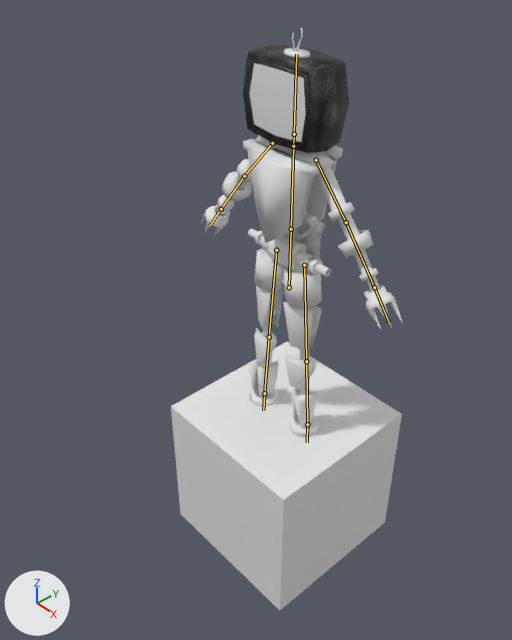
An edit to the Blender file Assets/Models/TVMan.blend, drawn before and after from the same camera.
Both versions are drawn from a 50 mm lens placed at (11.55, -11.69, 10.35), pointed at (-0.59, -0.69, -1.06). The axes (+X, +Y, +Z) are drawn at lower left. The lights are the same throughout. The bones that bend it are drawn over the model as lines.

Names of what the first picture shows: 'Arms', 'Back', 'Chestplate', 'Chestplate.001', 'Cube', 'Cylinder', 'Cylinder.001', 'Cylinder.002', 'Cylinder.003', 'Hands', 'Head', 'Legs', 'SCREEN', 'Sphere'.
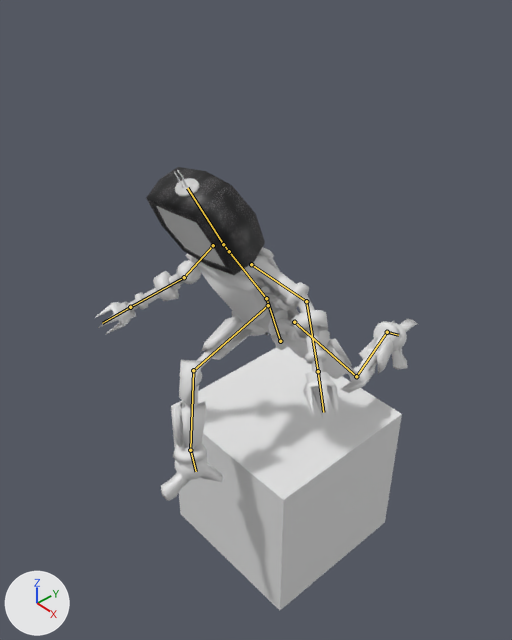
The newer file adds an action. The first version stands in its rest pose; the second is drawn at frame 1 of the action 'RabidRun'.

Where the change shows, as pixel boxes [x1, y1, x2, y2] in the pictures (512 x 640 px):
'Head', posed (12% wider): before [243, 45, 349, 153]; after [146, 167, 265, 275]
'Chestplate.001', posed (201% wider): before [249, 286, 322, 425]; after [171, 316, 393, 448]
'Arms', posed: before [216, 136, 380, 292]; after [126, 255, 328, 372]
'Chestplate', posed (10% wider, 29% shorter): before [243, 139, 320, 243]; after [185, 253, 270, 327]
'Legs', posed: before [249, 247, 322, 437]; after [173, 311, 400, 465]
'SCREEN', posed (23% wider, 24% shorter): before [250, 63, 306, 142]; after [156, 206, 225, 266]
'Hands', posed (21% wider, 7% shorter): before [201, 204, 403, 330]; after [95, 302, 339, 419]
'Cylinder.001', posed: before [248, 229, 331, 277]; after [255, 306, 307, 344]
'Back', posed: before [286, 146, 343, 260]; after [258, 247, 300, 319]
'Sphere.002', posed (not visible before): after [161, 319, 418, 501]
'Cylinder.003', posed (10% shorter): before [284, 28, 310, 58]; after [174, 170, 199, 197]
'Cylinder.002', posed: before [303, 212, 325, 229]; after [256, 285, 289, 311]
'Sphere', posed: before [261, 332, 316, 376]; after [179, 366, 370, 385]
'Cylinder', posed: before [282, 148, 296, 296]; after [250, 277, 287, 350]
bone 'Bone', root to tip: before (289, 287) to (291, 229); after (280, 341) to (266, 298)
bone 'Bone.001', root to tip: before (291, 229) to (293, 146); after (266, 298) to (229, 251)
bone 'Bone.003', root to tip: before (294, 134) to (296, 54); after (223, 244) to (187, 188)
bone 'Arm.l', root to tip: before (316, 160) to (346, 222); after (251, 264) to (306, 301)
bone 'Arm.l.001', root to tip: before (346, 222) to (374, 287); after (306, 301) to (318, 371)
bone 'Arm.r', root to tip: before (272, 143) to (244, 176); after (213, 245) to (184, 277)
bone 'Arm.r.001', root to tip: before (244, 176) to (221, 209); after (184, 277) to (130, 307)
bone 'Leg.l', root to tip: before (304, 265) to (306, 361); after (294, 322) to (356, 376)
bone 'Shin.l', root to tip: before (306, 361) to (307, 424); after (356, 376) to (387, 332)
bone 'Foot.l', root to tip: before (307, 424) to (307, 442); after (387, 332) to (398, 335)
bone 'Leg.r', root to tip: before (276, 250) to (269, 337); after (268, 305) to (193, 370)
bone 'Shin.r', root to tip: before (269, 337) to (264, 393); after (193, 370) to (190, 450)
bone 'Foot.r', root to tip: before (264, 393) to (263, 410); after (190, 450) to (196, 471)

The change, as a list of edits to the scene's bpy script:
```text
Change bone_bone:
    where bone_bone = bpy.data.objects['Skeleton'].pose.bones['Bone']
    bone_bone.location: (0.0, 0.0, 0.0) -> (0.0, -1.68, 0.28)
    bone_bone.rotation_quaternion: (1.0, 0.0, 0.0, 0.0) -> (0.987, 0.161, 0.0, 0.0)  # degrees (0, 0, 0) -> degrees (19, 0, 0)
Change bone_bone_001:
    where bone_bone_001 = bpy.data.objects['Skeleton'].pose.bones['Bone.001']  # child of 'Bone'
    bone_bone_001.rotation_quaternion: (1.0, 0.0, 0.0, 0.0) -> (0.992, 0.127, 0.009, 0.007)  # degrees (0, 0, 0) -> degrees (15, 1, 1)
Change bone_bone_003:
    where bone_bone_003 = bpy.data.objects['Skeleton'].pose.bones['Bone.003']  # child of 'Bone.002'
    bone_bone_003.rotation_quaternion: (1.0, 0.0, 0.0, 0.0) -> (0.997, -0.06, 0.004, 0.051)  # degrees (0, 0, 0) -> degrees (-7, 1, 6)
Change bone_arm_l:
    where bone_arm_l = bpy.data.objects['Skeleton'].pose.bones['Arm.l']  # child of 'Bone.002'
    bone_arm_l.location: (0.0, 0.0, 0.0) -> (-0.03, -0.03, 0.0)
    bone_arm_l.rotation_quaternion: (1.0, 0.0, 0.0, 0.0) -> (0.849, 0.117, -0.471, 0.21)  # degrees (0, 0, 0) -> degrees (0, -58, 28)
Change bone_arm_l_001:
    where bone_arm_l_001 = bpy.data.objects['Skeleton'].pose.bones['Arm.l.001']  # child of 'Arm.l'
    bone_arm_l_001.rotation_quaternion: (1.0, 0.0, 0.0, 0.0) -> (0.934, 0.0, 0.0, -0.358)  # degrees (0, 0, 0) -> degrees (0, 0, -42)
Change bone_arm_r:
    where bone_arm_r = bpy.data.objects['Skeleton'].pose.bones['Arm.r']  # child of 'Bone.002'
    bone_arm_r.location: (0.0, 0.0, 0.0) -> (-0.03, 0.03, 0.0)
    bone_arm_r.rotation_quaternion: (1.0, 0.0, 0.0, 0.0) -> (0.929, 0.287, 0.233, 0.022)  # degrees (0, 0, 0) -> degrees (37, 25, 11)
Change bone_arm_r_001:
    where bone_arm_r_001 = bpy.data.objects['Skeleton'].pose.bones['Arm.r.001']  # child of 'Arm.r'
    bone_arm_r_001.rotation_quaternion: (1.0, 0.0, 0.0, 0.0) -> (0.937, 0.226, -0.058, -0.259)  # degrees (0, 0, 0) -> degrees (27, 0, -31)
Change bone_leg_l:
    where bone_leg_l = bpy.data.objects['Skeleton'].pose.bones['Leg.l']
    bone_leg_l.location: (0.0, 0.0, 0.0) -> (0.14, 1.67, 0.28)
    bone_leg_l.rotation_quaternion: (1.0, 0.0, 0.0, 0.0) -> (0.924, -0.273, -0.19, 0.187)  # degrees (0, 0, 0) -> degrees (-36, -14, 28)
Change bone_shin_l:
    where bone_shin_l = bpy.data.objects['Skeleton'].pose.bones['Shin.l']  # child of 'Leg.l'
    bone_shin_l.rotation_quaternion: (1.0, 0.0, 0.0, 0.0) -> (0.834, 0.549, 0.041, -0.03)  # degrees (0, 0, 0) -> degrees (67, 6, 0)
Change bone_foot_l:
    where bone_foot_l = bpy.data.objects['Skeleton'].pose.bones['Foot.l']  # child of 'Shin.l'
    bone_foot_l.rotation_quaternion: (1.0, 0.0, 0.0, 0.0) -> (0.93, -0.366, -0.015, 0.02)  # degrees (0, 0, 0) -> degrees (-43, -1, 3)
Change bone_leg_r:
    where bone_leg_r = bpy.data.objects['Skeleton'].pose.bones['Leg.r']
    bone_leg_r.location: (0.0, 0.0, 0.0) -> (-0.14, 1.67, 0.28)
    bone_leg_r.rotation_quaternion: (1.0, 0.0, 0.0, 0.0) -> (0.754, 0.641, 0.052, 0.137)  # degrees (0, 0, 0) -> degrees (80, -6, 16)
Change bone_shin_r:
    where bone_shin_r = bpy.data.objects['Skeleton'].pose.bones['Shin.r']  # child of 'Leg.r'
    bone_shin_r.rotation_quaternion: (1.0, 0.0, 0.0, 0.0) -> (0.834, 0.549, -0.041, -0.03)  # degrees (0, 0, 0) -> degrees (67, -2, -6)
Change bone_foot_r:
    where bone_foot_r = bpy.data.objects['Skeleton'].pose.bones['Foot.r']  # child of 'Shin.r'
    bone_foot_r.rotation_quaternion: (1.0, 0.0, 0.0, 0.0) -> (0.984, 0.124, 0.127, -0.018)  # degrees (0, 0, 0) -> degrees (14, 15, 0)
```
